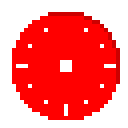
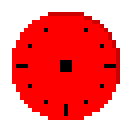
Before/after of a (128, 128) layered artwork. What changed in the layer stack:
added layer "Layer 4" above "Layer 2" over [16, 28, 116, 116]
